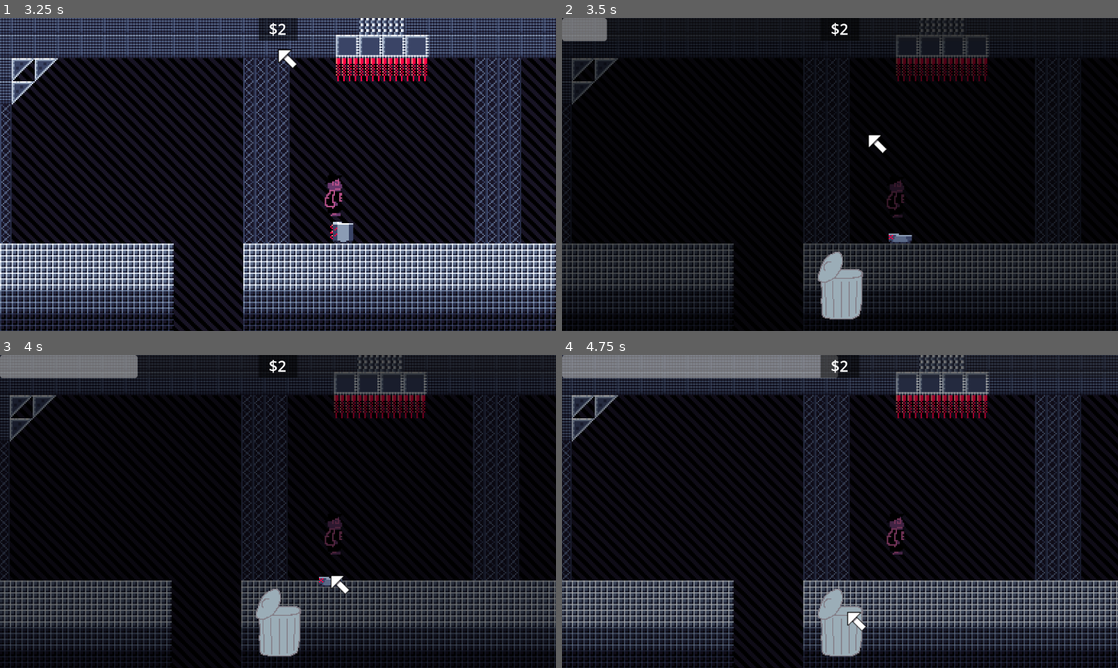
Above: before the commit, frames 1-4 (two rows, left to right).
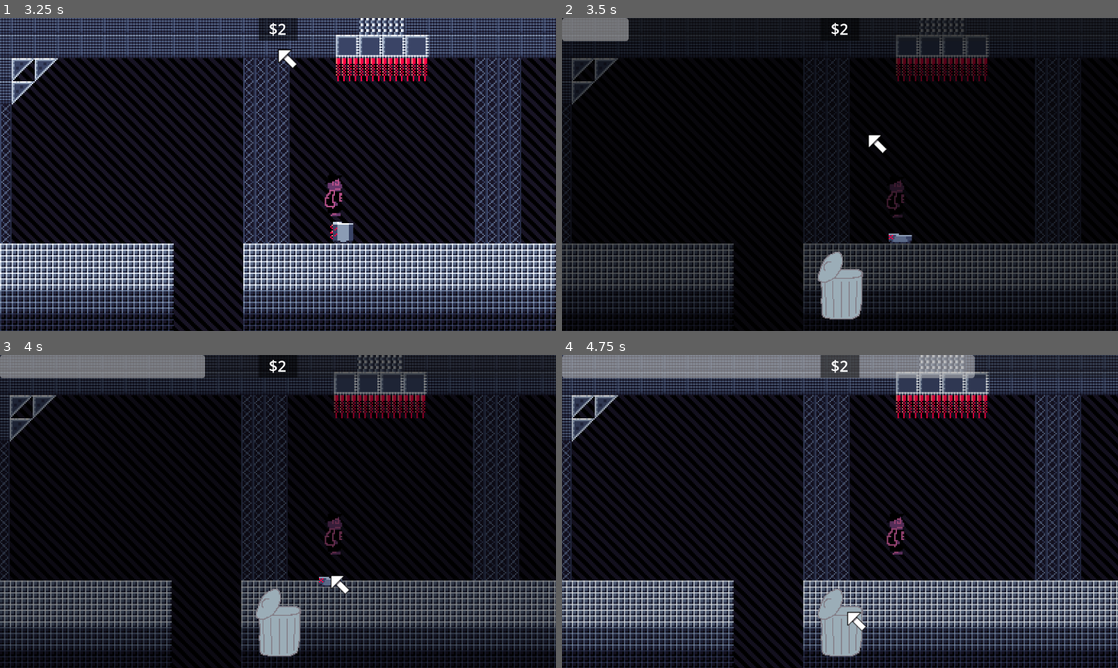
Above: after the commit, the same moments.

Repository: Jcodefox/GMTK2023TeamUmbrellaLand
Game: Godot game, scene res://scenes/tutorial.tscn
The game is run twice, just before and just after one commit, with the same random seed, the same clock (stepped at 60 frames per second) and the same inputs.
Inputs (mouse positions are in pixels of both pictures, inside the frame that each line leads up to):
- Up to frame 1 (3.25 s): move the mouse to (400, 158) at 0.52 s; click (400, 158) at 0.67 s; click "+1/2" at 1.25 s; move the mouse to (166, 190) at 2.02 s; click (166, 190) at 2.17 s; move the mouse to (333, 105) at 2.77 s; click (333, 105) at 2.92 s
- Up to frame 2 (3.5 s): no input
- Up to frame 3 (4 s): move the mouse to (339, 567) at 3.52 s; click (339, 567) at 3.67 s
- Up to frame 4 (4.75 s): move the mouse to (1006, 558) at 4.27 s; click (1006, 558) at 4.42 s

Frame 1 is identical in both runs. In frame 2, 0.3% of the frame differs, in the area x 7-12%, y 0-8%; in frame 3, 0.9%; in frame 4, 14%, in the area x 0-100%, y 0-95%.

Commit message:
Shortened enemy throw away timer

Diff:
--- a/scripts/game_handler.gd
+++ b/scripts/game_handler.gd
@@ -71,9 +71,9 @@
 	enemy_tween.set_pause_mode(Tween.TWEEN_PAUSE_PROCESS)
 	enemy_tween.tween_property($Music, "pitch_scale", 0.4, 1)
 	enemy_tween.parallel()
-	enemy_tween.tween_property($ColorRect, "color", Color(0, 0, 0, 0), 3)
+	enemy_tween.tween_property($ColorRect, "color", Color(0, 0, 0, 0), 2)
 	enemy_tween.parallel()
-	enemy_tween.tween_property(UI.get_node("TimeBar"), "value", 100, 3)
+	enemy_tween.tween_property(UI.get_node("TimeBar"), "value", 100, 2)
 	enemy_tween.tween_callback(finish_tween)
 
 	if not $Canvas/CursorTutorial.visible:
